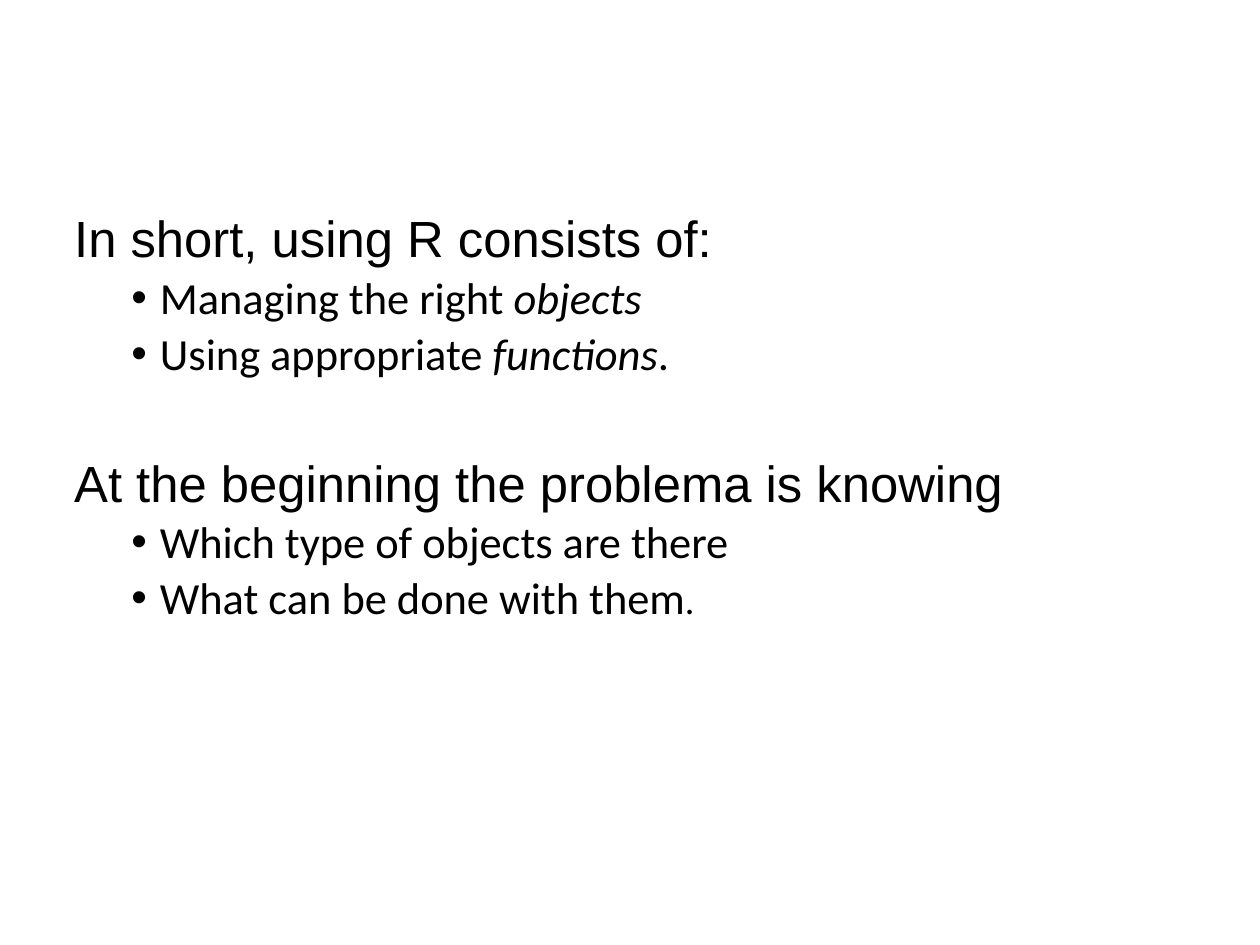
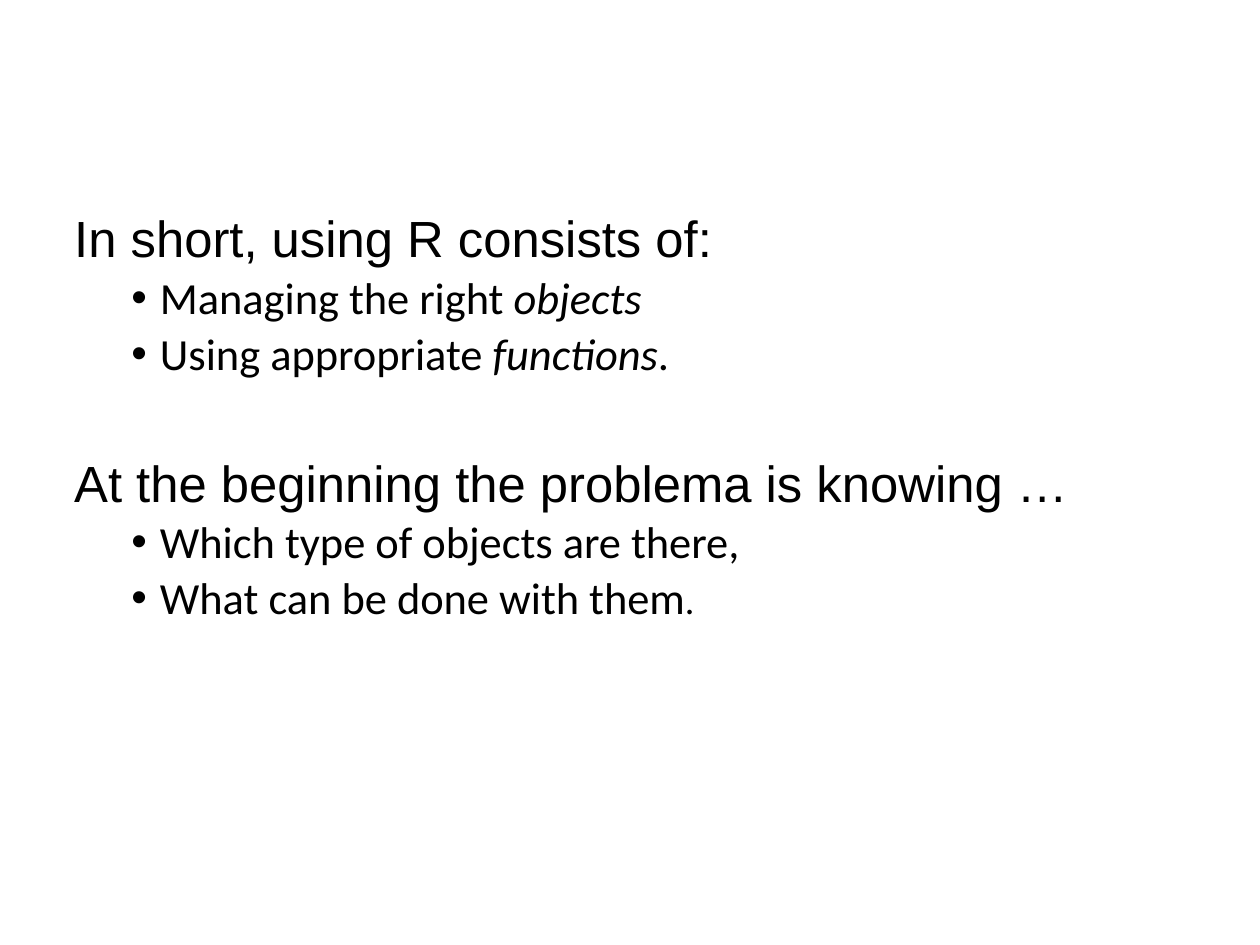
Before and after one commit to uebvhir/Course_Basic_Statistics-VHIO-2019, a slide deck: slide 6 of Sessio_1/Session1_Intro_to_R_and_Rcmdr_2019.pptx. Drawn at 1260x945 pixels with LibreOffice and Linux fonts; fonts in the diff are those of the drawing; background and template pictures are left out. Boxes give left, top, right and bottom in pixels: in the first picture for what was removed or moved away, otherwise in the second. Text is boxed around its words. In the diff, an @@ line names an element or a change of style, - is before the commit and + after.

```diff
--- a/Sessio_1/Session1_Intro_to_R_and_Rcmdr_2019.pptx
+++ b/Sessio_1/Session1_Intro_to_R_and_Rcmdr_2019.pptx
@@ text at (74, 465, 1002, 566): text changed @@
-At the beginning the problema is knowing
-  • Which type of objects are there
+At the beginning the problema is knowing …
+  • Which type of objects are there,
```
Also in this commit, not shown: 5 other slides changed, 2 other files.
